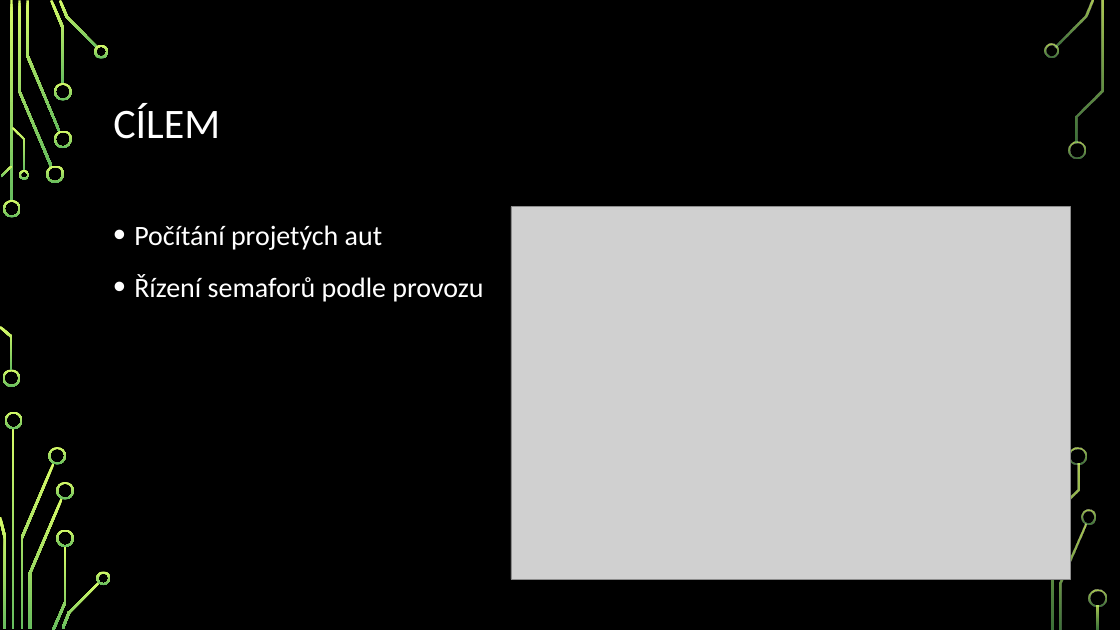
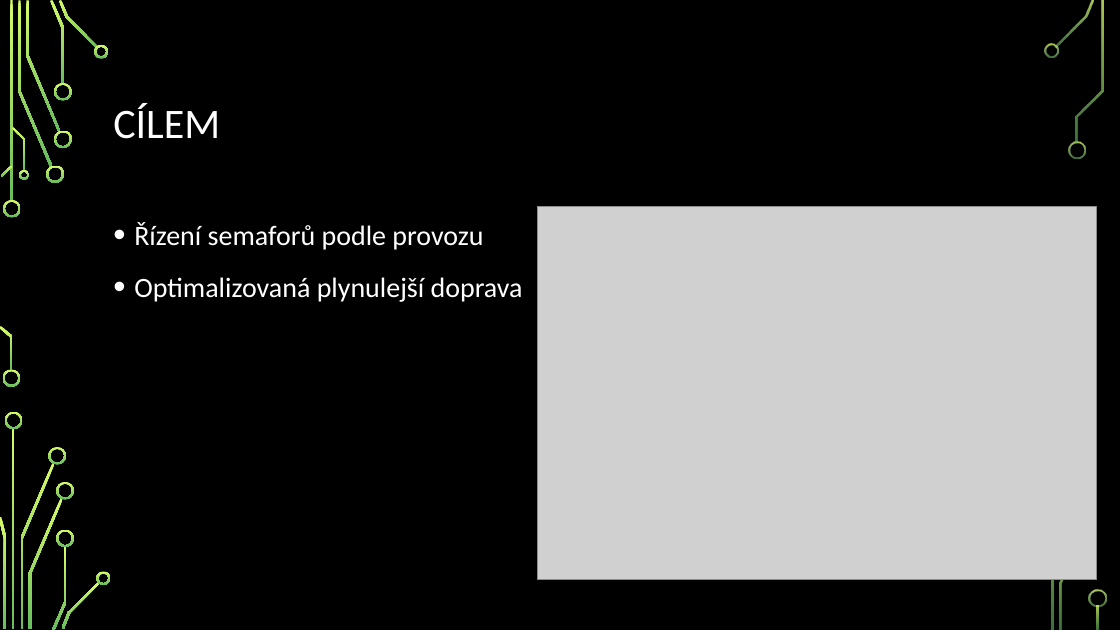
Before and after one commit to founek2/juniorhack2016, a slide deck: slide 3 of team-14/Inteligentní řízení semaforů.pptx. Drawn at 1120x630 pixels with LibreOffice and Linux fonts; fonts in the diff are those of the drawing; grey boxes stand for pictures; background and template pictures are left out. Boxes give left, top, right and bottom in pixels: in the first picture for what was removed or moved away, otherwise in the second. Text is boxed around its words. In the diff, an @@ line names an element or a change of style, - is before the commit and + after.

```diff
--- a/team-14/Inteligentní řízení semaforů.pptx
+++ b/team-14/Inteligentní řízení semaforů.pptx
@@ picture: place and size @@
-picture at [511, 207, 1070, 580]
+picture at [538, 207, 1097, 580]
@@ text at [134, 225, 382, 250]: paragraph removed @@
-• Počítání projetých aut
@@ text at [134, 277, 523, 302]: paragraph added @@
+• Optimalizovaná plynulejší doprava
@@ freeform shape removed at [1070, 447, 1087, 465] @@
```
Also in this commit, not shown: 1 other slide changed, 2 slides added, 1 slide removed.
